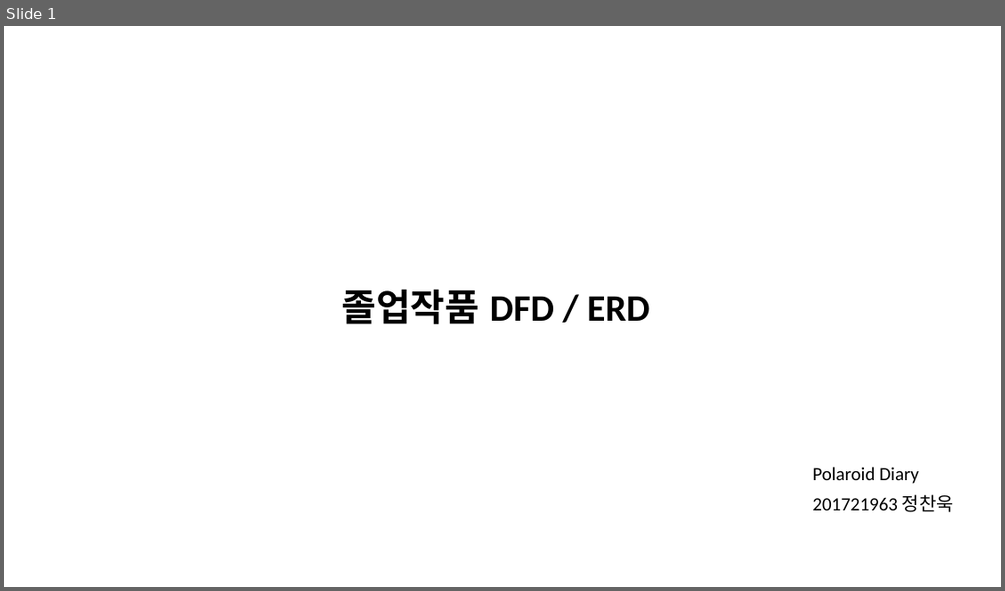
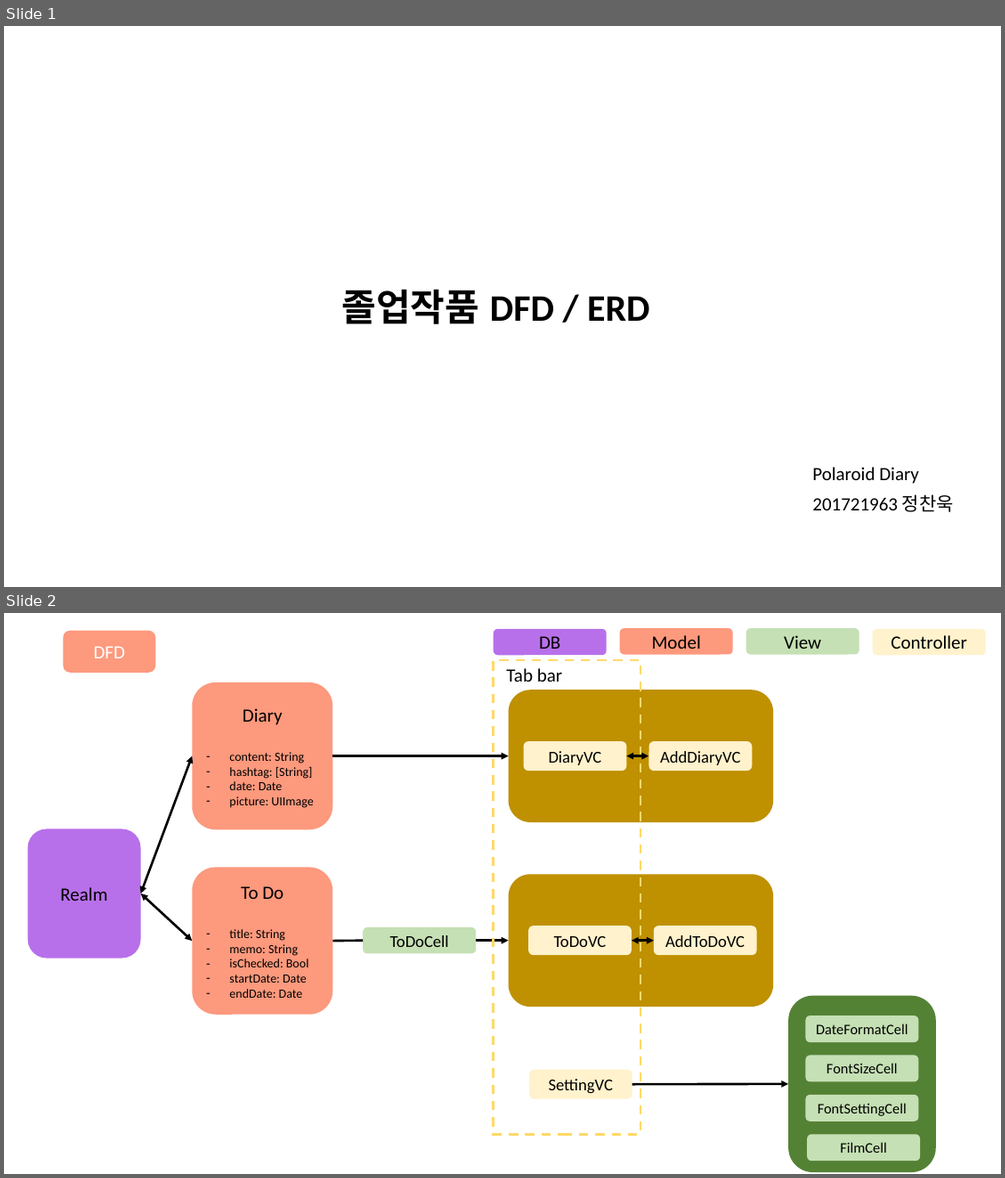
Before and after one commit to chaeHaram/University, a slide deck: 4-1/소프트웨어 종합설계/10주차/졸업작품 DFD : ERD.pptx. Shown one above the other, each under a label of ours: slide 1 before the commit, slides 1 and 2 after it. The pictures are 1005x591 and 1005x1178 pixels, drawn with LibreOffice and Linux fonts; fonts in the diff are those of the drawing. Boxes give left, top, right and bottom in pixels: in the first picture for what was removed or moved away, otherwise in the second. Text is boxed around its words. In the diff, an @@ line names an element or a change of style, - is before the commit and + after.

```diff
--- a/4-1/소프트웨어 종합설계/10주차/졸업작품 DFD : ERD.pptx
+++ b/4-1/소프트웨어 종합설계/10주차/졸업작품 DFD : ERD.pptx
@@ slide 2 added at <box>4,613,1001,1174</box>, background #FFFFFF @@
@@ rounded rectangle added at <box>63,630,156,672</box>, fill #FD997D, 18 pt, text #FFFFFF @@
+DFD
@@ rounded rectangle added at <box>493,629,606,655</box>, fill #B870EA, 18 pt, text #000000 @@
+DB
@@ rounded rectangle added at <box>620,628,733,654</box>, fill #FD997D, 18 pt, text #000000 @@
+Model
@@ rounded rectangle added at <box>746,628,859,654</box>, fill #C5E0B4, 18 pt, text #000000 @@
+View
@@ rounded rectangle added at <box>873,629,986,655</box>, fill #FFF2CC, 18 pt, text #000000 @@
+Controller
@@ rectangle added at <box>493,660,640,1135</box>, outline #FFD966 2.25 pt dashed @@
@@ rounded rectangle added at <box>193,682,333,830</box>, fill #FD997D, 12 pt, text #000000 @@
+Diary
+– content: String
+– hashtag: [String]
+– date: Date
+– picture: UIImage
@@ text added at <box>506,668,562,682</box>, 18 pt, text #000000 @@
+Tab bar
@@ rounded rectangle added at <box>509,690,774,822</box>, fill #BF9000 @@
@@ rounded rectangle added at <box>524,742,627,771</box>, fill #FFF2CC, 16 pt, text #000000 @@
+DiaryVC
@@ rounded rectangle added at <box>649,742,752,771</box>, fill #FFF2CC, 16 pt, text #000000 @@
+AddDiaryVC
@@ double arrow added from (141, 893) to (193, 755), #000000 2.25 pt @@
@@ arrow added from (333, 755) to (509, 755), #000000 2.25 pt @@
@@ double arrow added from (627, 755) to (648, 755), #000000 2.25 pt @@
@@ rounded rectangle added at <box>28,829,141,958</box>, fill #B870EA, 18 pt, text #000000 @@
+Realm
@@ rounded rectangle added at <box>193,868,333,1014</box>, fill #FD997D, 12 pt, text #000000 @@
+To Do
+– title: String
+– memo: String
+– isChecked: Bool
+– startDate: Date
+– endDate: Date
@@ rounded rectangle added at <box>509,874,774,1006</box>, fill #BF9000 @@
@@ double arrow added from (141, 893) to (193, 941), #000000 2.25 pt @@
@@ rounded rectangle added at <box>363,927,476,953</box>, fill #C5E0B4, 16 pt, text #000000 @@
+ToDoCell
@@ rounded rectangle added at <box>528,925,631,955</box>, fill #FFF2CC, 16 pt, text #000000 @@
+ToDoVC
@@ rounded rectangle added at <box>654,925,757,955</box>, fill #FFF2CC, 16 pt, text #000000 @@
+AddToDoVC
@@ line added from (333, 941) to (363, 941), #000000 2.25 pt @@
@@ arrow added from (476, 941) to (509, 941), #000000 2.25 pt @@
@@ double arrow added from (631, 941) to (654, 941), #000000 2.25 pt @@
@@ rounded rectangle added at <box>788,996,936,1172</box>, fill #548235 @@
@@ rounded rectangle added at <box>806,1015,919,1042</box>, fill #C5E0B4, 14 pt, text #000000 @@
+DateFormatCell
@@ rounded rectangle added at <box>806,1055,919,1082</box>, fill #C5E0B4, 14 pt, text #000000 @@
+FontSizeCell
@@ rounded rectangle added at <box>529,1070,632,1098</box>, fill #FFF2CC, 16 pt, text #000000 @@
+SettingVC
@@ arrow added from (632, 1084) to (788, 1084), #000000 2.25 pt @@
@@ rounded rectangle added at <box>806,1094,919,1121</box>, fill #C5E0B4, 14 pt, text #000000 @@
+FontSettingCell
@@ rounded rectangle added at <box>807,1135,920,1161</box>, fill #C5E0B4, 14 pt, text #000000 @@
+FilmCell
```
Also in this commit, not shown: 1 other slide added, 1 slide removed, 9 other files.
